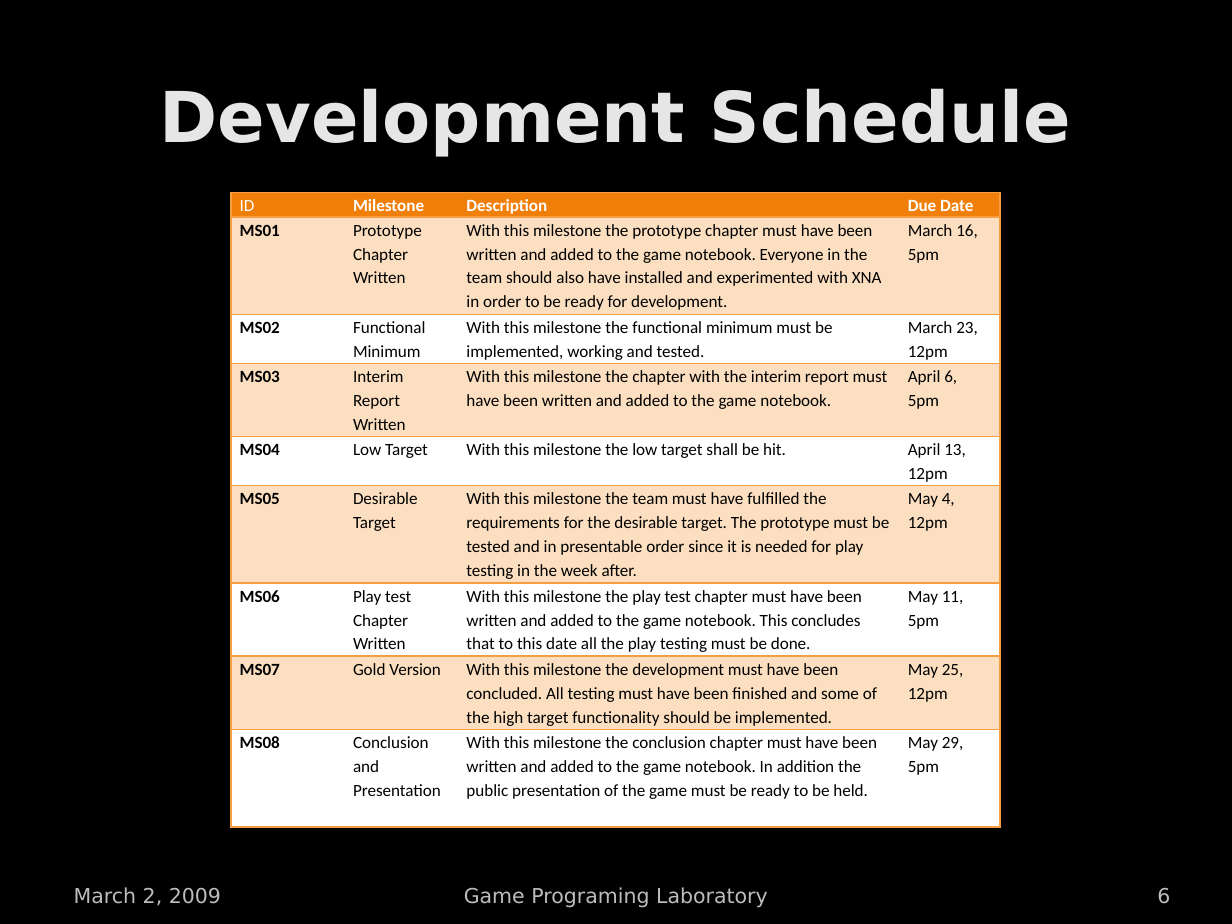
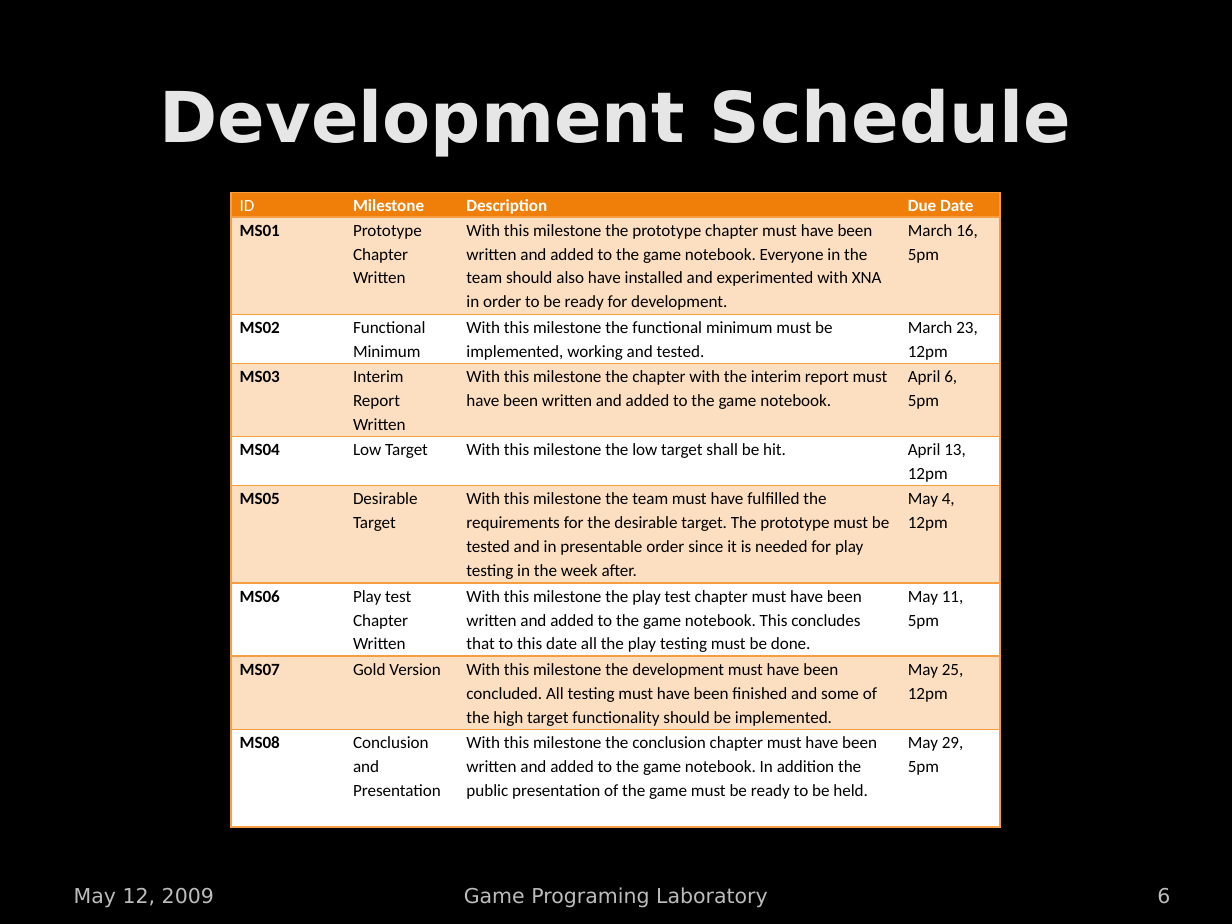
Before and after one commit to cfo82/Magmageddon, a slide deck: slide 6 of documentation/Game Idea Pitch.pptx. Drawn at 1232x924 pixels with LibreOffice and Linux fonts; fonts in the diff are those of the drawing; background and template pictures are left out. Boxes give left, top, right and bottom in pixels: in the first picture for what was removed or moved away, otherwise in the second. Text is boxed around its words. In the diff, an @@ line names an element or a change of style, - is before the commit and + after.

```diff
--- a/documentation/Game Idea Pitch.pptx
+++ b/documentation/Game Idea Pitch.pptx
@@ text at [74,888,214,908]: text changed @@
-March 2, 2009
+May 12, 2009
```
Also in this commit, not shown: 6 other slides changed, 3 other files.
